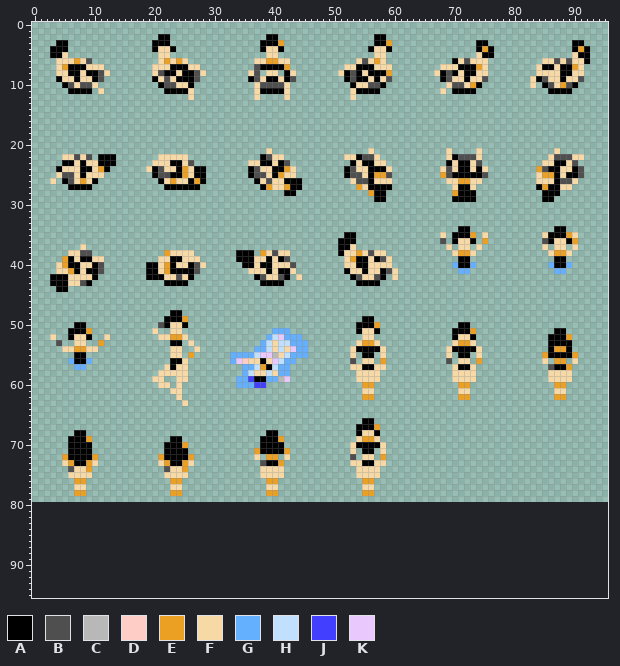
Edited in one commit: sprite sheet (assets/aseprite/characters/Lady4.png). The picture above is the old version.
The file is 96x80 pixels. The old version is drawn lined up with the new one, on the new canvas.
Palette (. is transparent): A #000000  B #4f4f4f  C #b8b8b8  D #fecdc6  E #eb9f23  F #f7d9a6  G #64b0fe  H #c1e0fe  J #4240fe  K #e9c8fe
Pixels before (only the part around the change), first column x 0:
56 ......GAAG.............AAF.......GKDFFAFKHGG.........B.FF.E..........B.FF.E..........F.EE.F.....
57 .......GG.............FAFF.........GGHEAHGG..........FFAAFF...........FAAF............BAAE......
58 .....................FFFFF.........GHFFHFGG...........FFFF............FFFF............FFFF......
59 ....................FF..FF........GGJAAGGCK...........FFFF............FFFF............FFFF......
60 .....................FF.F.........GGGJJ................EE..............EE..............EE.......
61 .......................FF..............................FF..............FF..............FF.......
62 ........................F..............................EE..............EE..............EE.......
63 .........................F......................................................................
64 ................................................................................................
65 ................................................................................................
66 .......................................................AA.......................................
67 ......................................................AAAE......................................
68 .......AA..............................AA.............AFFA......................................
69 ......AAAE.............AA.............AAAE............FEEF......................................
70 ......AAAA............AAAE............AAAA...........FAAAAF.....................................
71 ......AAAA............AAAA...........EAAAAE..........F.AA.F.....................................
72 .....EAAAAE..........EAAAAE..........F.EE.F..........B.FF.E.....................................
73 .....FEAAEF..........FEAAEF...........BAAE...........FFAAFF.....................................
74 ......BFFE............BFFE............FFFF............FFFF......................................
75 ......FFFF............FFFF............FFFF............FFFF......................................
76 .......EE..............EE..............EE..............EE.......................................
77 .......FF..............FF..............FF..............FF.......................................
78 .......EE..............EE..............EE..............EE.......................................
79 ................................................................................................
80 ................................................................................................
81 ................................................................................................
82 ................................................................................................
83 ................................................................................................
84 ................................................................................................
85 ................................................................................................
86 ................................................................................................
87 ................................................................................................
88 ................................................................................................
89 ................................................................................................
90 ................................................................................................
91 ................................................................................................
92 ................................................................................................
93 ................................................................................................
94 ................................................................................................
95 ................................................................................................
After the commit:
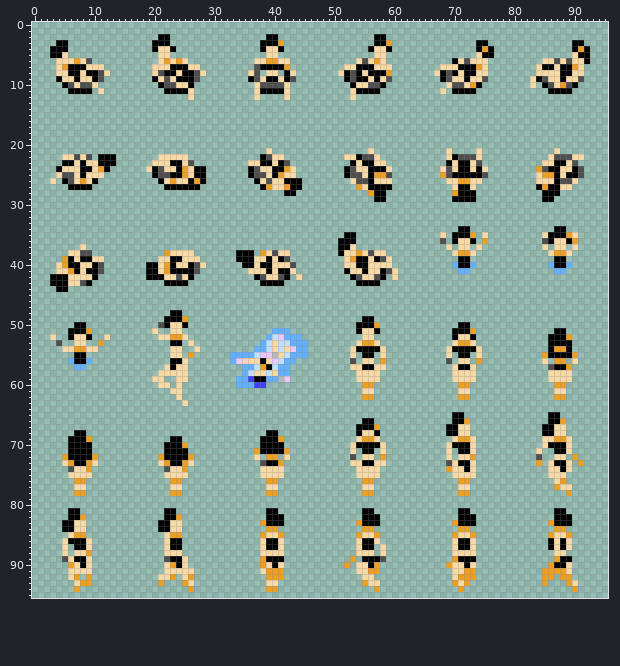
Changes in this commit:
canvas 96x80 -> 96x96
y 65: x 70..71 .. -> AA; x 86..87 .. -> AA
y 66: x 70..72 ... -> AAE; x 86..88 ... -> AAE
y 67..68: x 69..72 .... -> AAFF; x 85..88 .... -> AAFF
y 69: x 70..73 .... -> FEEF; x 85..89 ..... -> FFEEF
y 70: x 69..73 ..... -> FAAAF; x 85..89 ..... -> FAAAF
y 71: x 69 . -> F; x 71..73 ... -> AAF; x 84 . -> F; x 87..89 ... -> AAF
y 72: x 69 . -> F; x 71..73 ... -> FFE; x 84 . -> B; x 87..88 .. -> FF; x 90 . -> E
y 73: x 69..73 ..... -> BFAAF; x 84 . -> E; x 86..89 .... -> FAAF; x 91 . -> E
y 74: x 69..73 ..... -> EFFAF; x 86..89 .... -> FFAF
y 75: x 70..73 .... -> FFFF; x 86..88 ... -> FFF
y 76: x 71..72 .. -> EE; x 87..88 .. -> FE
y 77: x 71..72 .. -> FF; x 87..89 ... -> EFF
y 78: x 71..72 .. -> EE; x 89 . -> E
y 81: x 6..7 .. -> AA; x 22..23 .. -> AA; x 39..40 .. -> AA; x 55..56 .. -> AA; x 71..72 .. -> AA; x 87..88 .. -> AA
y 82: x 6..8 ... -> AAE; x 22..24 ... -> AAE; x 39..41 ... -> AAA; x 55..57 ... -> AAA; x 71..73 ... -> AAA; x 87..89 ... -> AAA
y 83: x 5..8 .... -> AAFF; x 21..24 .... -> AAFF; x 38..41 .... -> EAAA; x 54..57 .... -> EAAA; x 70..73 .... -> EAAA; x 86..89 .... -> EAAA
y 84: x 5..8 .... -> AAFF; x 21..24 .... -> AAFF; x 39..40 .. -> EE; x 55..56 .. -> EE; x 71..72 .. -> EE; x 87..88 .. -> EE
y 85: x 6..8 ... -> FEE; x 22..24 ... -> FEE; x 38..41 .... -> EFFE; x 54..57 .... -> EFFE; x 70..73 .... -> EFFE; x 86..89 .... -> EFFE
y 86: x 5..9 ..... -> FAAAF; x 22..24 ... -> FAA; x 38..41 .... -> FAAF; x 54..57 .... -> FAAF; x 70..73 .... -> FAAF; x 86..89 .... -> AFAF
y 87: x 5 . -> F; x 7..9 ... -> AAF; x 22..24 ... -> FAA; x 38..41 .... -> FAAF; x 54..56 ... -> FAA; x 58 . -> F; x 70..73 .... -> FAAF; x 86..89 .... -> AFAF
y 88: x 5 . -> F; x 7..9 ... -> FFE; x 22..24 ... -> FFF; x 38..41 .... -> FFFF; x 54..56 ... -> FFF; x 58 . -> F; x 70..73 .... -> FFFF; x 87..88 .. -> FF
y 89: x 5..9 ..... -> BFAAF; x 22..25 .... -> BAAF; x 38..41 .... -> EAAA; x 53 . -> E; x 55..58 .... -> AAAB; x 70..73 .... -> EAAA; x 87..89 ... -> EAA
y 90: x 6..9 .... -> EFAF; x 22..25 .... -> FEAF; x 38..41 .... -> EFAF; x 52 . -> E; x 54..57 .... -> FFAE; x 69..73 ..... -> EFFAF; x 86..89 .... -> EAAF
y 91: x 6..9 .... -> FFFF; x 22..26 ..... -> FFFFF; x 38..41 .... -> FEEE; x 54..57 .... -> FFEE; x 70..73 .... -> FFEE; x 85..89 ..... -> EEEEF
y 92: x 6..7 .. -> FE; x 9 . -> E; x 21..23 ... -> FFE; x 25..26 .. -> FE; x 39..41 ... -> EEE; x 55..56 .. -> FF; x 70..73 .... -> FEEE; x 85..86 .. -> EE; x 88..89 .. -> EE
y 93: x 7..9 ... -> FEE; x 21 . -> E; x 25..26 .. -> EF; x 39..40 .. -> FF; x 55..57 ... -> EFF; x 70..72 ... -> EFE; x 85 . -> E; x 89..90 .. -> EF
y 94: x 7 . -> E; x 26 . -> E; x 39..40 .. -> EE; x 57 . -> E; x 71 . -> E; x 90 . -> E
Boxes around the changes in both pictures, in picture pixels (x1, y1, x2, y2):
added: (446, 412, 476, 592)
added: (536, 412, 584, 592)
added: (62, 508, 92, 592)
added: (158, 508, 194, 592)
added: (260, 508, 284, 592)
added: (344, 508, 386, 592)
